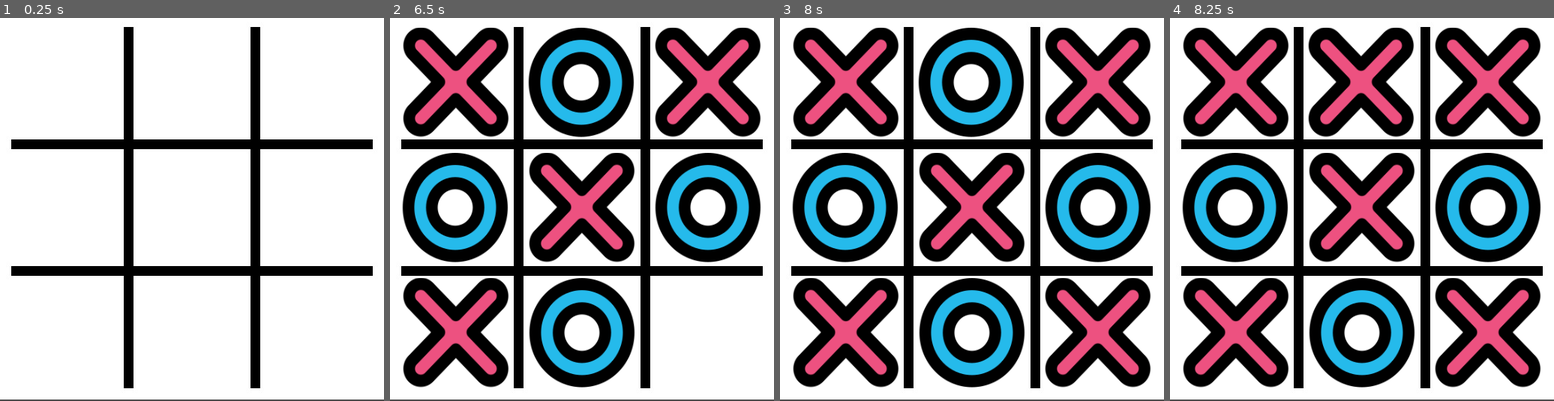
Above: before the commit, frames 1-4 (left to right).
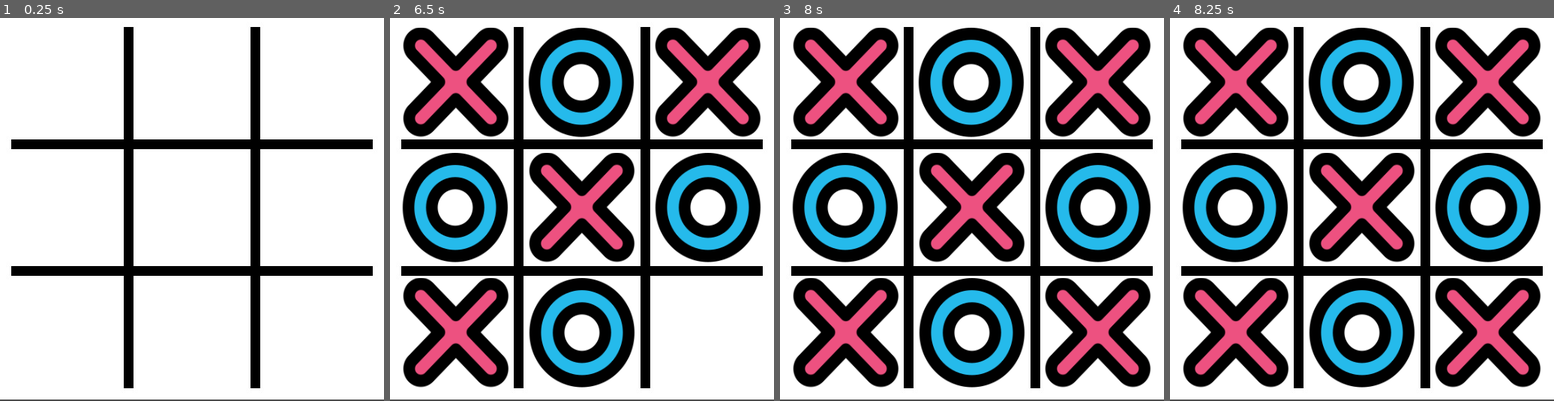
Above: after the commit, the same moments.

Repository: guilhermeprates/tic-tac-toe
Game: Godot game, scene res://Game/Game.tscn
Same seed, same stepped clock (60 frames per second), same inputs: the game is played once before the commit and once after it.
Inputs (mouse positions are in pixels of both pictures, inside the frame that each line leads up to):
- Up to frame 1 (0.25 s): no input
- Up to frame 2 (6.5 s): tap Enter at 0.5, 2, 3.5 s; move the mouse to (455, 83) at 0.52 s; press the mouse at (455, 83) at 0.53 s; tap Space at 1.25, 2.75, 4.25 s; move the mouse to (582, 83) at 1.27 s; release the mouse at (582, 83) at 1.28 s; click (582, 83) at 1.35 s; move the mouse to (708, 83) at 2.02 s; press the mouse at (708, 83) at 2.03 s; move the mouse to (455, 209) at 2.77 s; release the mouse at (455, 209) at 2.78 s; click (455, 209) at 2.85 s; move the mouse to (582, 209) at 3.52 s; press the mouse at (582, 209) at 3.53 s; move the mouse to (708, 209) at 4.27 s; release the mouse at (708, 209) at 4.28 s; click (708, 209) at 4.35 s; move the mouse to (455, 332) at 5.02 s; press the mouse at (455, 332) at 5.03 s; move the mouse to (582, 332) at 5.77 s; release the mouse at (582, 332) at 5.78 s; click (582, 332) at 5.85 s
- Up to frame 3 (8 s): move the mouse to (1098, 332) at 6.52 s; press the mouse at (1098, 332) at 6.53 s; move the mouse to (895, 228) at 7.27 s; release the mouse at (895, 228) at 7.28 s; click (895, 228) at 7.35 s
- Up to frame 4 (8.25 s): move the mouse to (1400, 125) at 8.02 s; press the mouse at (1400, 125) at 8.03 s

Frames 1-3 are identical in both runs. In frame 4, 6.1% of the frame differs, in the area x 35-64%, y 2-32%.

Commit message:
Check if the board tile are already clicked

Diff:
--- a/Game/Board.gd
+++ b/Game/Board.gd
@@ -20,9 +20,15 @@
 	var childrens = get_children()
 	for node in childrens:
 		if node is BoardTile:
-			node.connect("boardtile_clicked", self, "update_board")
+			node.connect("boardtile_clicked", self, "boardtile_clicked")
 			tiles.append(node)
 			print(node.get_board_position())
+
+func reset_game():
+	var childrens = get_children()
+	for node in childrens:
+		if node is BoardTile:
+			node.set_symbol(Player.Symbol.None)
 
 func build_board():
 	board = []
@@ -38,13 +44,14 @@
 	else:
 		current_player = Player.Symbol.X
 
-func update_board(line, column):
+func boardtile_clicked(line, column):
 	print("%d,%d" % [line, column])
 	for tile in tiles:
 		if tile.line == line and tile.column == column:
-			tile.set_symbol(current_player)
+			if tile.symbol == Player.Symbol.NONE:
+				tile.set_symbol(current_player)
+				update_current_player()
 	check_winner()
-	update_current_player()
 
 func check_winner():
 	pass
